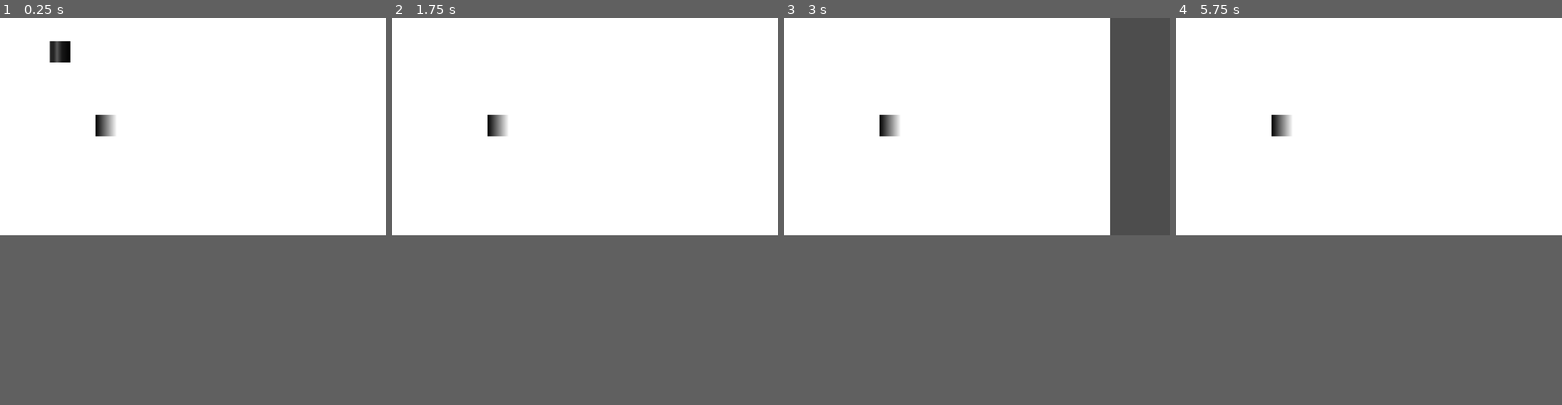
Above: before the commit, frames 1-4 (left to right).
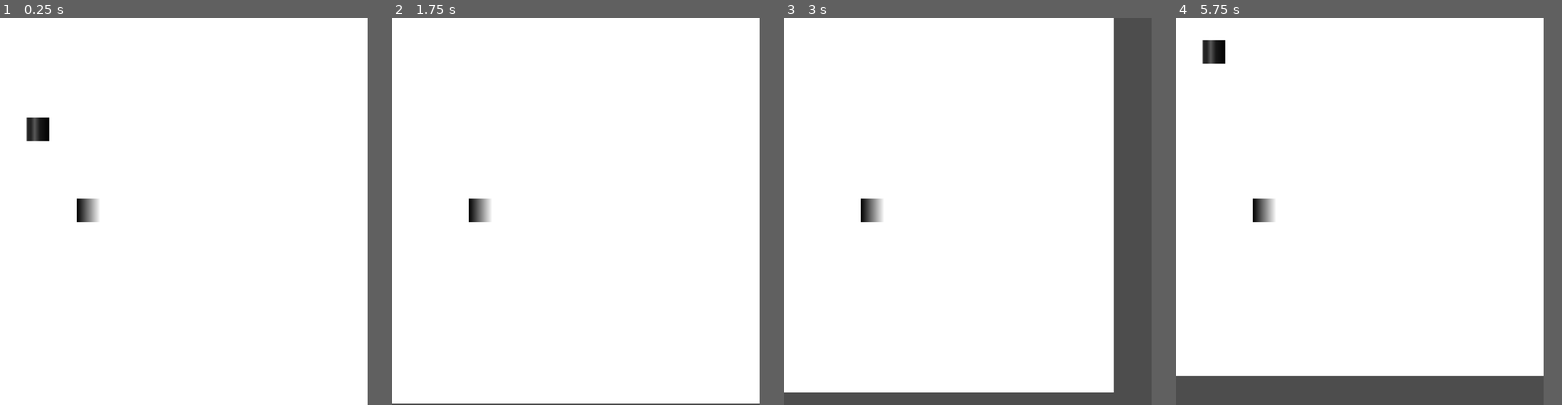
Above: after the commit, the same moments.

Repository: spencertingey/serpent
Game: Godot game, scene res://levels/base level.tscn
Same seed, same stepped clock (60 frames per second), same inputs: the game is played once before the commit and once after it.
Inputs:
- Up to frame 1 (0.25 s): no input
- Up to frame 2 (1.75 s): tap Enter at 0.5 s; hold Right (right) 0.53-1.28 s; hold Down (down) from 1.28 s (still down)
- Up to frame 3 (3 s): release Down (down) at 2.03 s; hold Right (right) 2.03-2.78 s; hold Up (up) from 2.78 s (still down)
- Up to frame 4 (5.75 s): tap Space at 3.5 s; release Up (up) at 3.53 s; hold Left (left) 3.53-5.03 s; hold Down (down) from 5.03 s (still down)
In our replay, the window is 799x449 before the commit and 761x800 after it. These sizes can differ from the game's own. Grey fills any space a smaller window leaves; there, only what the larger window draws over its background counts as a difference.

The runs differ from the first frame. In frame 1, 1.3% of the frame differs, in the area x 6-30%, y 6-53%; in frame 2, 1.0%; in frame 3, 8.3%, in the area x 0-96%, y 0-100%; in frame 4, 8.1%.

Commit message:
starting guide

Diff:
--- a/project.godot
+++ b/project.godot
@@ -13,6 +13,11 @@
 config/name="Serpent"
 run/main_scene="uid://b8beuxlebg3fo"
 config/features=PackedStringArray("4.4", "Forward Plus")
+
+[display]
+
+window/size/viewport_width=1000
+window/size/viewport_height=1050
 
 [input]
 
--- /dev/null
+++ b/scenes/hud.tscn
@@ -0,0 +1,27 @@
+[gd_scene load_steps=2 format=3 uid="uid://cyk0swm0k4607"]
+
+[sub_resource type="StyleBoxFlat" id="StyleBoxFlat_toqtt"]
+bg_color = Color(0.311694, 0.125553, 0.193629, 1)
+
+[node name="hud" type="CanvasLayer"]
+
+[node name="ScorePanel" type="Panel" parent="."]
+anchors_preset = 10
+anchor_right = 1.0
+offset_bottom = 50.0
+grow_horizontal = 2
+theme_override_styles/panel = SubResource("StyleBoxFlat_toqtt")
+
+[node name="ScoreLabel" type="Label" parent="."]
+anchors_preset = 5
+anchor_left = 0.5
+anchor_right = 0.5
+offset_left = -65.0
+offset_top = -6.0
+offset_right = 65.0
+offset_bottom = 52.0
+grow_horizontal = 2
+theme_override_colors/font_color = Color(1, 1, 1, 1)
+theme_override_colors/font_shadow_color = Color(0, 0, 0, 1)
+theme_override_font_sizes/font_size = 40
+text = "SCORE: 0"
--- /dev/null
+++ b/scenes/main.gd
@@ -0,0 +1,37 @@
+extends Node
+
+@export var serpent_scene : PackedScene
+
+var score : int
+var game_started : bool = false
+
+#grid variables
+var cells : int = 20
+var cell_size : int = 50
+
+#snake variables
+var old_data : Array
+var serpent_data : Array
+var serpent : Array
+
+#movement variables
+var start_pos = Vector2 (9,9)
+var up = Vector2(0, -1)
+var down = Vector2(0, 1)
+var left = Vector2(-1, 0)
+var right = Vector2(1, 0)
+var move_direction : Vector2
+var can_move
+
+#Called when the node enters the scene tree for the first time.
+func _ready():
+	new_game()
+
+func new_game()
+score = 0
+
+
+
+#Called every frame. 'delta' is the elapsed time since the previous frame
+func _process(delta)
+	pass
--- /dev/null
+++ b/scenes/main.tscn
@@ -0,0 +1,28 @@
+[gd_scene load_steps=6 format=3 uid="uid://dssv4qnydi6nh"]
+
+[ext_resource type="Script" uid="uid://dnm11mkn3vt13" path="res://scenes/main.gd" id="1_sugp2"]
+[ext_resource type="PackedScene" uid="uid://d1kk4ir2ibg3k" path="res://scenes/serpent_segment.tscn" id="2_jyhfs"]
+[ext_resource type="PackedScene" uid="uid://cyk0swm0k4607" path="res://scenes/hud.tscn" id="3_tbgi4"]
+
+[sub_resource type="MeshTexture" id="MeshTexture_tefeu"]
+image_size = Vector2(1000, 1000)
+
+[sub_resource type="StyleBoxFlat" id="StyleBoxFlat_o6xl0"]
+bg_color = Color(0.518597, 0.620232, 0.971412, 1)
+
+[node name="main" type="Node"]
+script = ExtResource("1_sugp2")
+serpent_scene = ExtResource("2_jyhfs")
+
+[node name="background" type="Sprite2D" parent="."]
+position = Vector2(500, 550)
+texture = SubResource("MeshTexture_tefeu")
+
+[node name="background panel" type="Panel" parent="background"]
+offset_left = -500.0
+offset_top = -550.0
+offset_right = 500.0
+offset_bottom = 500.0
+theme_override_styles/panel = SubResource("StyleBoxFlat_o6xl0")
+
+[node name="hud" parent="." instance=ExtResource("3_tbgi4")]
--- /dev/null
+++ b/scenes/serpent_segment.tscn
@@ -0,0 +1,18 @@
+[gd_scene load_steps=2 format=3 uid="uid://d1kk4ir2ibg3k"]
+
+[sub_resource type="StyleBoxFlat" id="StyleBoxFlat_dqi5l"]
+bg_color = Color(0.317191, 0.604806, 0.280704, 1)
+border_width_left = 2
+border_width_top = 2
+border_width_right = 2
+border_width_bottom = 2
+border_color = Color(0.317191, 0.604806, 0.280704, 1)
+corner_radius_top_left = 6
+corner_radius_top_right = 6
+corner_radius_bottom_right = 6
+corner_radius_bottom_left = 6
+
+[node name="SerpentSegment" type="Panel"]
+offset_right = 50.0
+offset_bottom = 50.0
+theme_override_styles/panel = SubResource("StyleBoxFlat_dqi5l")
Not shown, added: scenes/main.gd.uid
